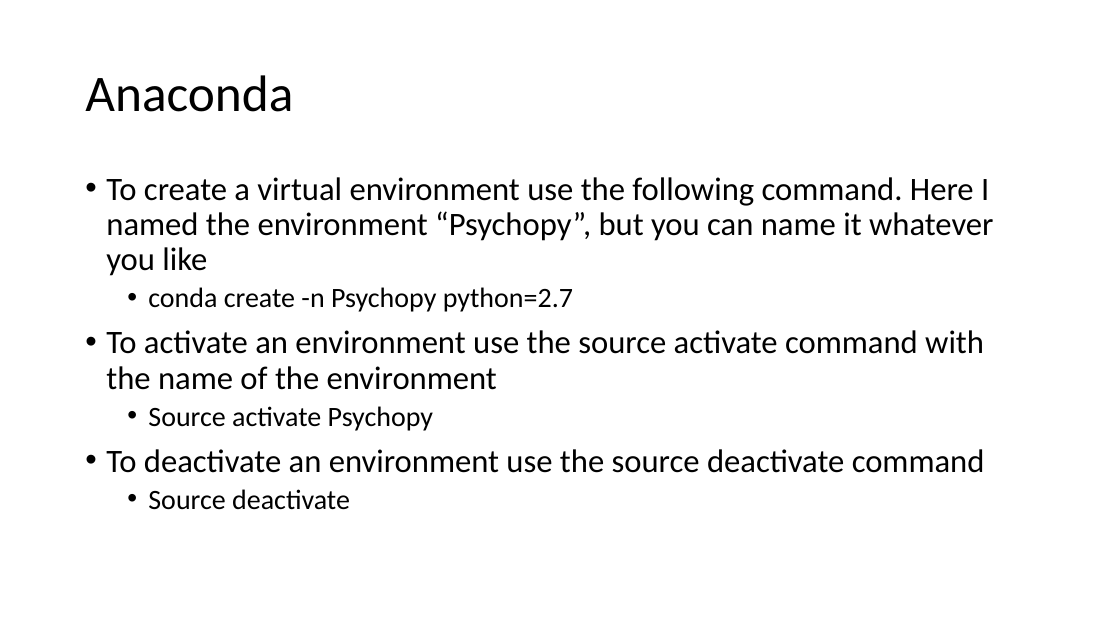
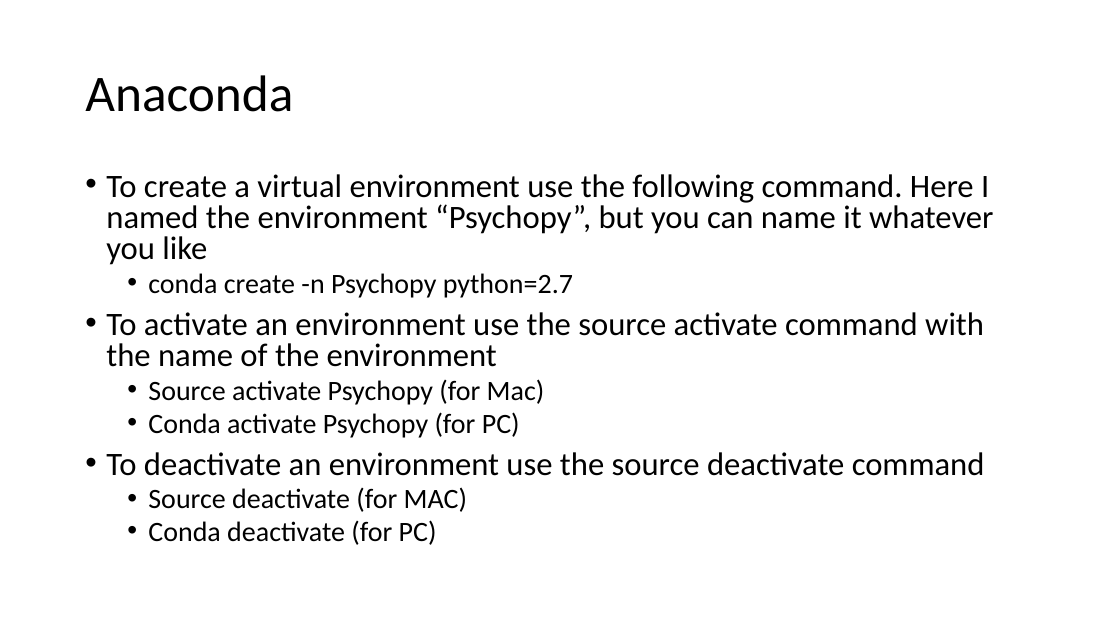
Before and after one commit to kcastanheira/PsychoPy-Tutorial, a slide deck: slide 4 of How To Psychopy.pptx. Drawn at 1120x630 pixels with LibreOffice and Linux fonts; fonts in the diff are those of the drawing. Boxes give left, top, right and bottom in pixels: in the first picture for what was removed or moved away, otherwise in the second. Text is boxed around its words. In the diff, an @@ line names an element or a change of style, - is before the commit and + after.

```diff
--- a/How To Psychopy.pptx
+++ b/How To Psychopy.pptx
@@ text at <box>106,174,993,476</box>: line spacing 0.9 to 0.8 @@
@@ text at <box>148,379,545,438</box>: text changed @@
-  • Source activate Psychopy
+  • Source activate Psychopy (for Mac)
+  • Conda activate Psychopy (for PC)
@@ text at <box>148,487,467,545</box>: text changed @@
-  • Source deactivate
+  • Source deactivate (for MAC)
+  • Conda deactivate (for PC)
```
Also in this commit, not shown: 1 other slide changed.
